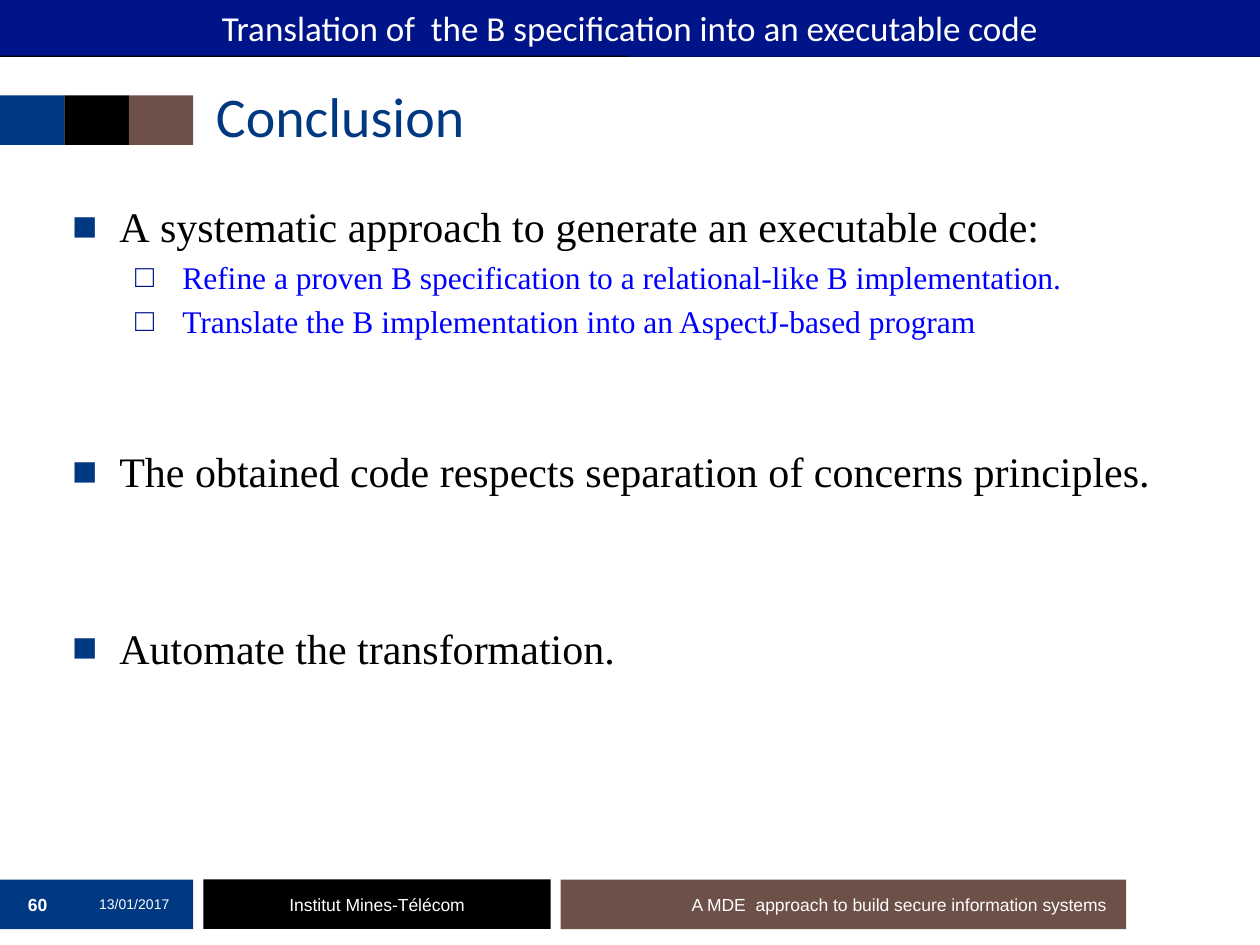
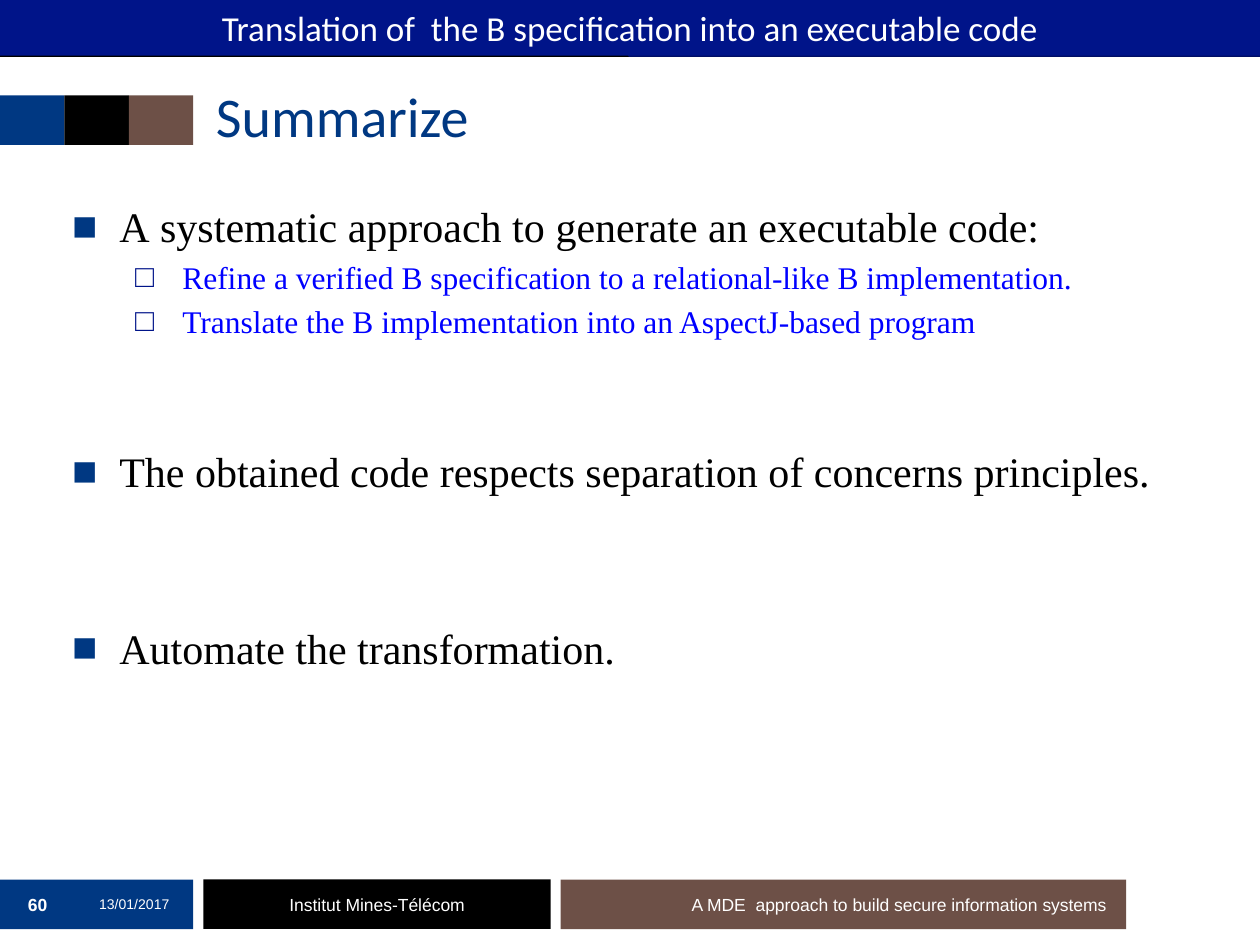
Before and after one commit to mai-ng/phdDefense, a slide deck: slide 60 of slides/presentation-defense.pptx. Drawn at 1260x945 pixels with LibreOffice and Linux fonts; fonts in the diff are those of the drawing; background and template pictures are left out. Boxes give left, top, right and bottom in pixels: in the first picture for what was removed or moved away, otherwise in the second. Text is boxed around its words. In the diff, an @@ line names an element or a change of style, - is before the commit and + after.

```diff
--- a/slides/presentation-defense.pptx
+++ b/slides/presentation-defense.pptx
@@ title at box(216, 98, 468, 138): text changed @@
-Conclusion
+Summarize
@@ text at box(182, 267, 1071, 295): text changed @@
-  □ Refine a proven B specification to a relational-like B implementation.
+  □ Refine a verified B specification to a relational-like B implementation.
```
Also in this commit, not shown: 11 other slides changed.
